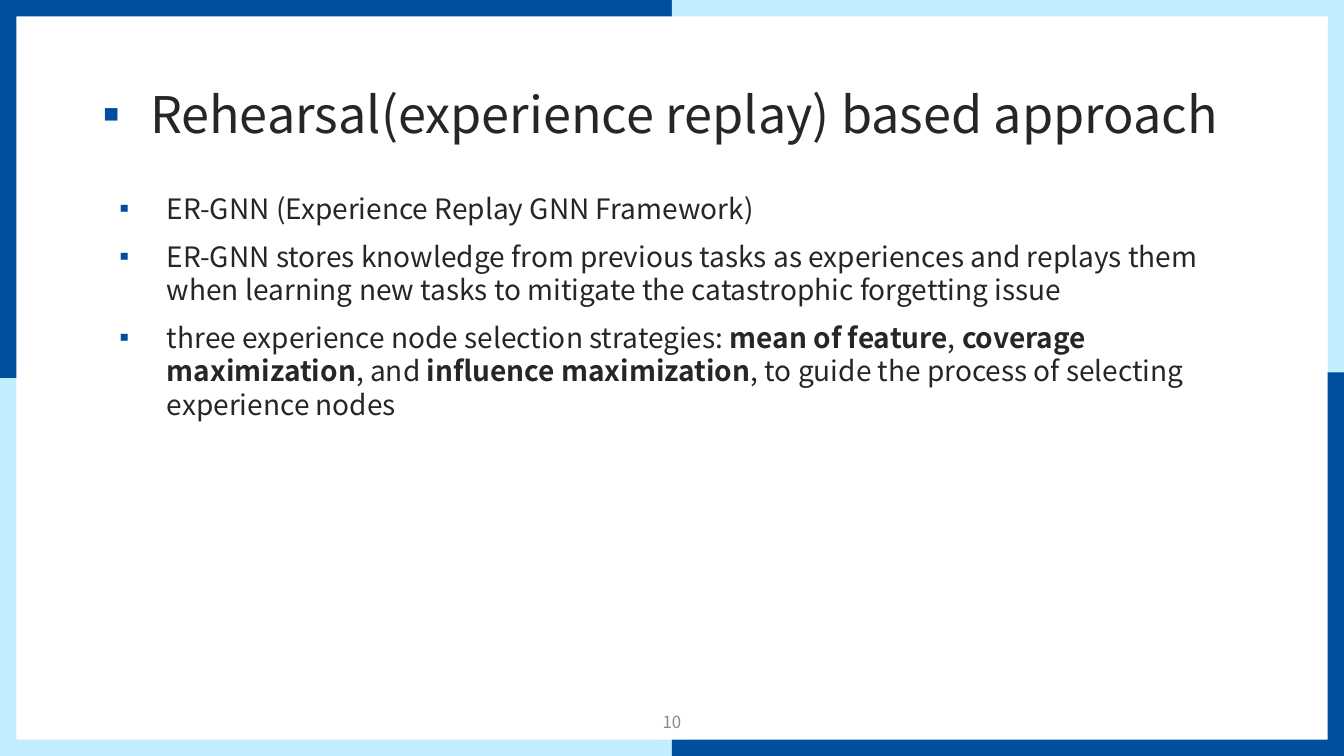
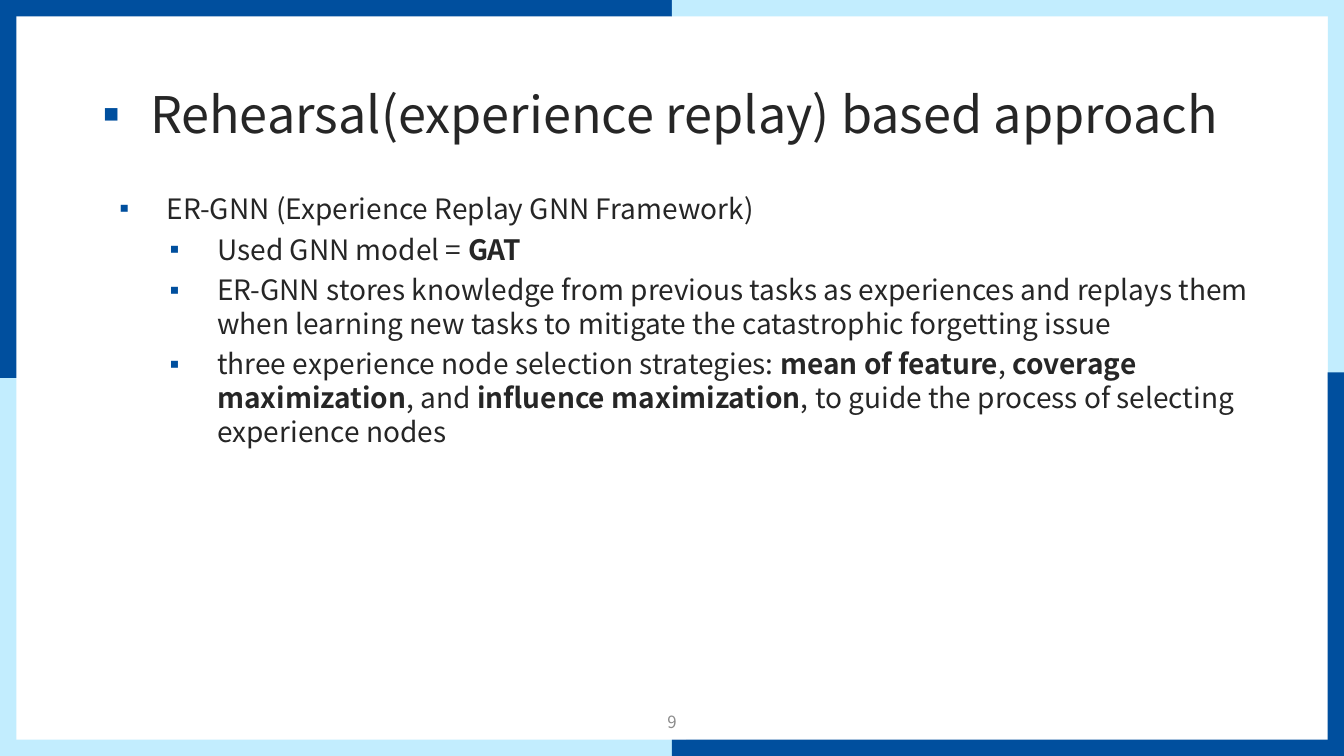
Before and after one commit to mmvv11/GraduateStudies, a slide deck: slide 9 of papers/papersForKCC/논문 관련 조사 및 아이디어.pptx (slide 10 before the commit). Drawn at 1344x756 pixels with LibreOffice and Linux fonts; fonts in the diff are those of the drawing; background and template pictures are left out. Boxes give left, top, right and bottom in pixels: in the first picture for what was removed or moved away, otherwise in the second. Text is boxed around its words. In the diff, an @@ line names an element or a change of style, - is before the commit and + after.

```diff
--- a/papers/papersForKCC/논문 관련 조사 및 아이디어.pptx
+++ b/papers/papersForKCC/논문 관련 조사 및 아이디어.pptx
@@ text at [217,237,521,261]: paragraph added @@
+  ▪ Used GNN model = GAT
@@ text at [217,277,1248,449]: list level 1 to 2 in "ER-GNN stores knowledge from previous ..."; list level 1 to 2 in "three experience node selection strategies: ..." @@
@@ page number at [667,715,676,728]: text changed @@
-10
+9
```
Also in this commit, not shown: 4 other slides changed, 1 slide added, 6 slides removed.
